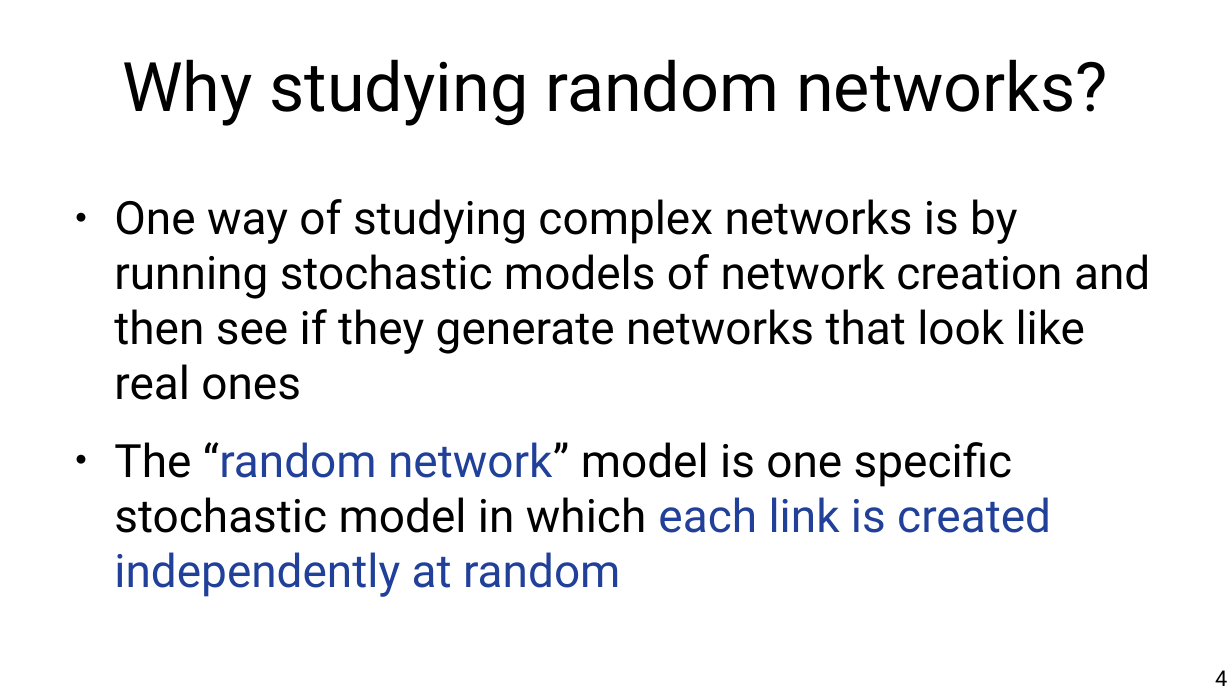
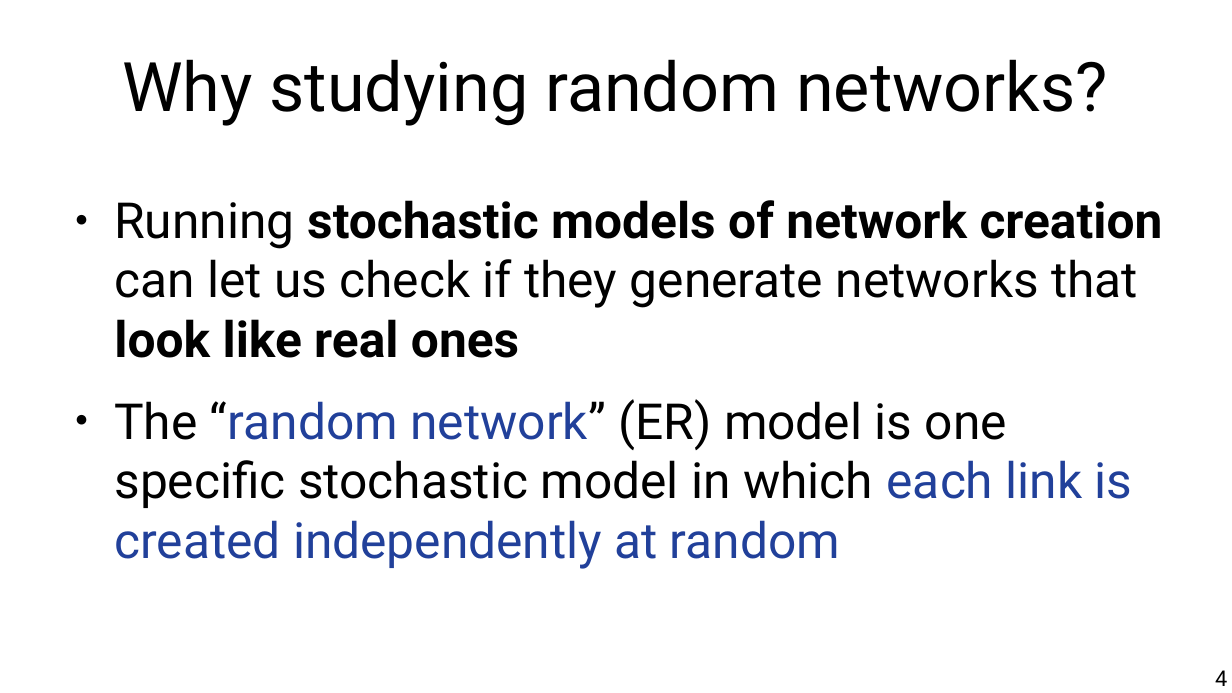
Before and after one commit to chatox/networks-science-course, a slide deck: slide 4 of theory/odp/tt07_random_networks.odp. Drawn at 1232x693 pixels with LibreOffice and Linux fonts; fonts in the diff are those of the drawing. Boxes give left, top, right and bottom in pixels: in the first picture for what was removed or moved away, otherwise in the second. Text is boxed around its words. In the diff, an @@ line names an element or a change of style, - is before the commit and + after.

```diff
--- a/theory/odp/tt07_random_networks.odp
+++ b/theory/odp/tt07_random_networks.odp
@@ text at [114, 200, 1163, 569]: text changed; size 29.6 to 32 pt @@
-● One way of studying complex networks is by running stochastic models of network creation and then see if they generate networks that look like real ones
-● The “random network” model is one specific stochastic model in which each link is created independently at random
+● Running stochastic models of network creation can let us check if they generate networks that look like real ones
+● The “random network” (ER) model is one specific stochastic model in which each link is created independently at random
```
Also in this commit, not shown: 1 other slide changed, 1 slide added, 10 other files.
